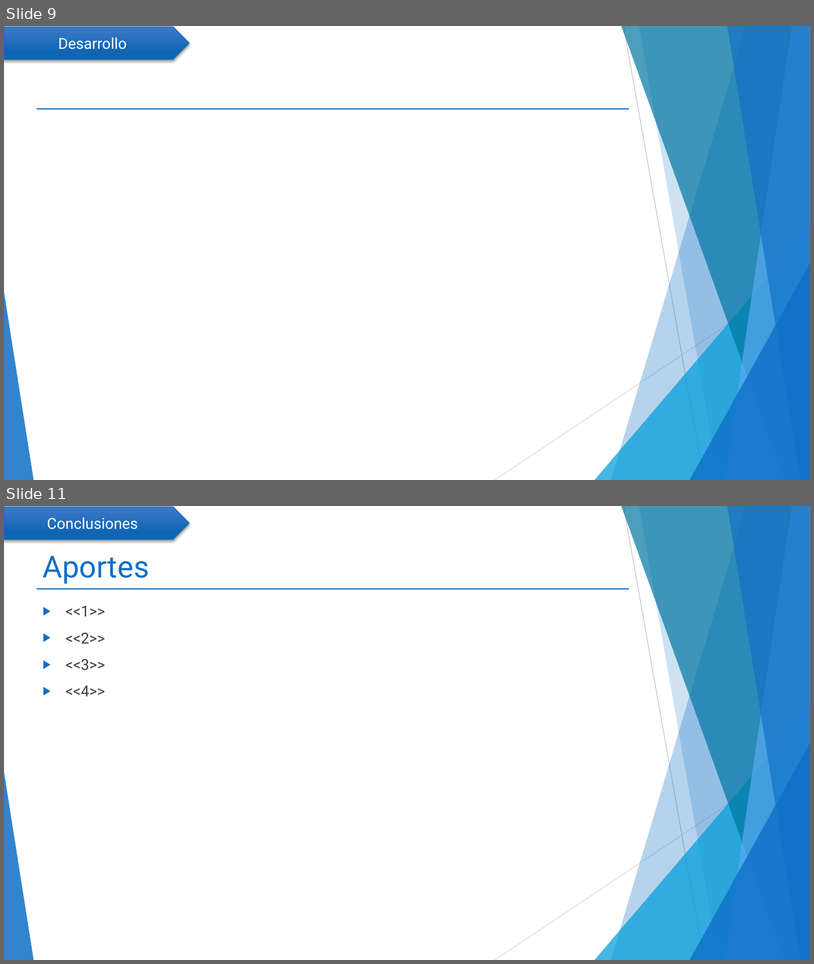
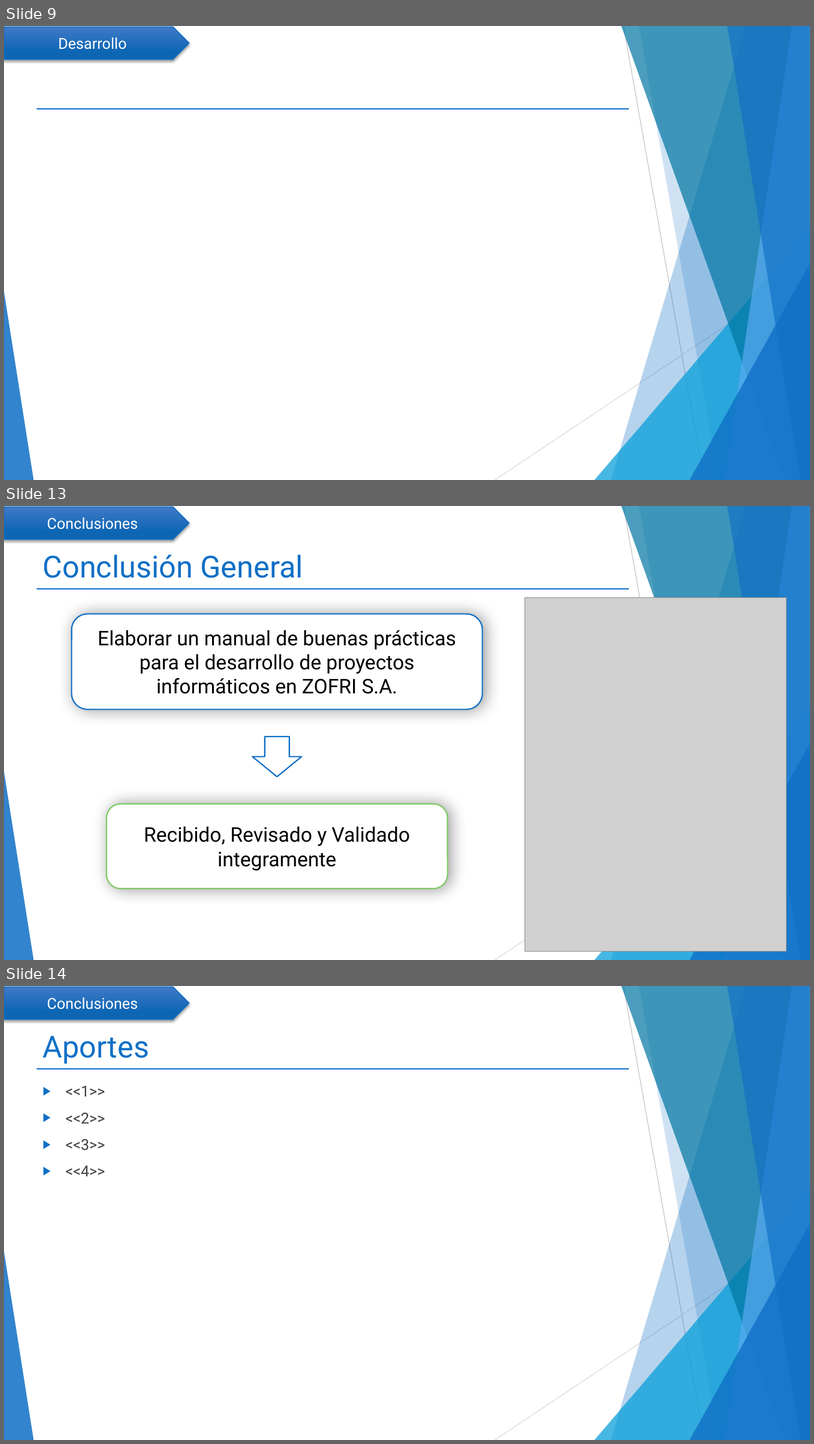
Before and after one commit to mcamara75/tituloUnap, a slide deck: 2018/TT IQQ 2018 Camara y Garay.pptx. Shown one above the other, each under a label of ours: slides 9 and 11 before the commit, slides 9, 13 and 14 after it; the slides between them are not shown. The pictures are 814x964 and 814x1444 pixels, drawn with LibreOffice and Linux fonts; fonts in the diff are those of the drawing; grey boxes stand for pictures. Boxes give left, top, right and bottom in pixels: in the first picture for what was removed or moved away, otherwise in the second. Text is boxed around its words. In the diff, an @@ line names an element or a change of style, - is before the commit and + after.

Commit message:
Se agregan láminas respecto a las conclusiones

```diff
--- a/2018/TT IQQ 2018 Camara y Garay.pptx
+++ b/2018/TT IQQ 2018 Camara y Garay.pptx
@@ slide 13 added at (4, 506, 810, 960), background #FFFFFF; not listed: 11 template elements that a slide beside it also shows @@
@@ pentagon arrow added at (4, 507, 189, 539), fill gradient #4079C9 to #0E66B5, outline #0F6FC6 1 pt, 18 pt, text #FFFFFF @@
+Conclusiones
@@ title added at (43, 555, 303, 578), 36 pt, text #0F6FC6 @@
+Conclusión General
@@ rounded rectangle added at (72, 613, 483, 709), fill #FFFFFF, outline #0F6FC6 1.5 pt, 24 pt, text #000000 @@
+Elaborar un manual de buenas prácticas para el desarrollo de proyectos informáticos en ZOFRI S.A.
@@ picture added at (525, 598, 787, 951) @@
@@ right arrow added at (252, 736, 302, 776), fill #FFFFFF, outline #0F6FC6 1.5 pt @@
@@ rounded rectangle added at (107, 804, 448, 888), fill #FFFFFF, outline #7CCA62 1.5 pt, 24 pt, text #000000 @@
+Recibido, Revisado y Validado integramente
@@ what was slide 11 is now slide 14 @@
```
Also in this commit, not shown: 3 other slides added, 1 slide removed.
